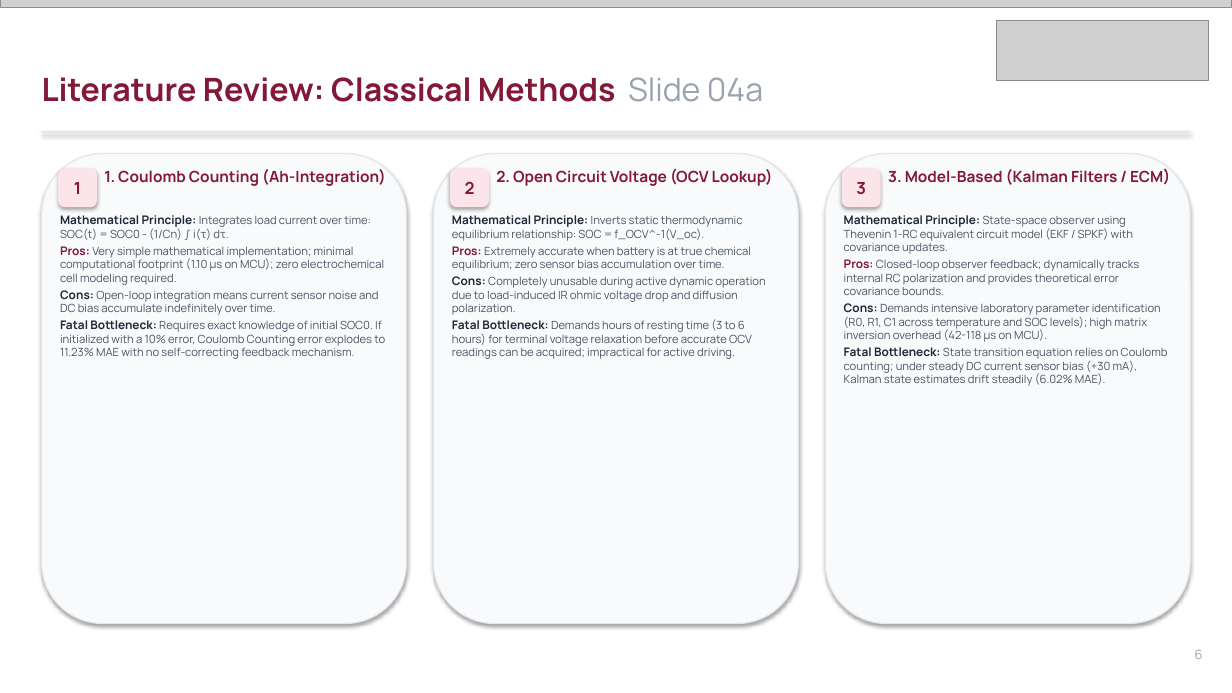
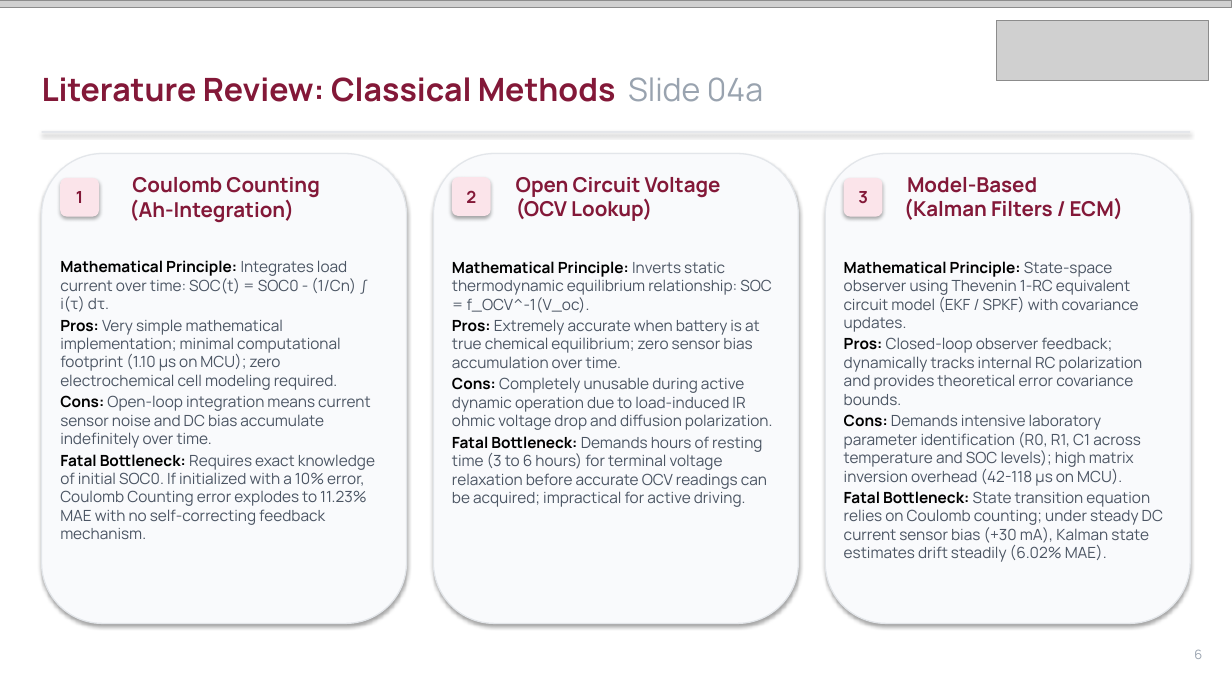
Before and after one commit to Imagiyy/Digital-Twin--ML-Based-Battery-SOC-Estimation, a slide deck: slide 6 of Amrita_SOC_Digital_Twin_Presentation.pptx. Drawn at 1232x693 pixels with LibreOffice and Linux fonts; fonts in the diff are those of the drawing; grey boxes stand for pictures. Boxes give left, top, right and bottom in pixels: in the first picture for what was removed or moved away, otherwise in the second. Text is boxed around its words. In the diff, an @@ line names an element or a change of style, - is before the commit and + after.

```diff
--- a/Amrita_SOC_Digital_Twin_Presentation.pptx
+++ b/Amrita_SOC_Digital_Twin_Presentation.pptx
@@ text at [129,177,319,223]: text changed; size 12 to 16 pt @@
-1. Coulomb Counting (Ah-Integration)
+Coulomb Counting
+(Ah-Integration)
@@ text at [516,177,721,221]: text changed; size 12 to 16 pt @@
-2. Open Circuit Voltage (OCV Lookup)
+Open Circuit Voltage
+(OCV Lookup)
@@ proportions changed in 6 elements at [60,177,99,216], [452,177,491,216], [844,177,883,216], [42,153,407,624], [433,153,799,624], [825,153,1190,624] @@
@@ 3 rounded rectangles: place and size @@
-3 rounded rectangles at [58,168,881,207]
+3 rounded rectangles at [60,177,883,216]
@@ text at [904,177,1123,220]: text changed; size 12 to 16 pt @@
-3. Model-Based (Kalman Filters / ECM)
+Model-Based
+(Kalman Filters / ECM)
@@ text "Mathematical Principle: Integrates load current ...": place and size @@
-text "Mathematical Principle: Integrates load current ..." at [60,215,385,359]
+text "Mathematical Principle: Integrates load current ..." at [60,260,375,539]
@@ text "Mathematical Principle: Integrates load current ..." at [60,260,375,539]: size 9.2 to 12 pt in "Mathematical Principle:", "Pros:", "Cons:", "Fatal Bottleneck:"; size 8.8 to 12 pt in "Integrates load current over time: SOC(t) = ...", "Very simple mathematical implementation; minimal computation ...", "Open-loop integration means current sensor noise and ...", "Requires exact knowledge of initial SOC0. If ..."; text colour #1F2937 to #000000 in "Mathematical Principle:", "Cons:", "Fatal Bottleneck:"; text colour #831838 to #000000 in "Pros:" @@
@@ text "Mathematical Principle: Inverts static thermodynamic ...": place and size @@
-text "Mathematical Principle: Inverts static thermodynamic ..." at [452,215,765,359]
+text "Mathematical Principle: Inverts static thermodynamic ..." at [452,261,773,507]
@@ text "Mathematical Principle: Inverts static thermodynamic ..." at [452,261,773,507]: size 9.2 to 12 pt in "Mathematical Principle:", "Pros:", "Cons:", "Fatal Bottleneck:"; size 8.8 to 12 pt in "Inverts static thermodynamic equilibrium relationship: SOC = ...", "Extremely accurate when battery is at true ...", "Completely unusable during active dynamic operation due ...", "Demands hours of resting time (3 to ..."; text colour #1F2937 to #000000 in "Mathematical Principle:", "Cons:", "Fatal Bottleneck:"; text colour #831838 to #000000 in "Pros:" @@
@@ text "Mathematical Principle: State-space observer using ...": place and size @@
-text "Mathematical Principle: State-space observer using ..." at [844,215,1168,386]
+text "Mathematical Principle: State-space observer using ..." at [844,261,1163,562]
@@ text "Mathematical Principle: State-space observer using ..." at [844,261,1163,562]: size 9.2 to 12 pt in "Mathematical Principle:", "Pros:", "Cons:", "Fatal Bottleneck:"; size 8.8 to 12 pt; text colour #1F2937 to #000000 in "Mathematical Principle:", "Cons:", "Fatal Bottleneck:"; text colour #831838 to #000000 in "Pros:" @@
```
Also in this commit, not shown: 21 other slides changed, 1 slide removed, 2 other files.
